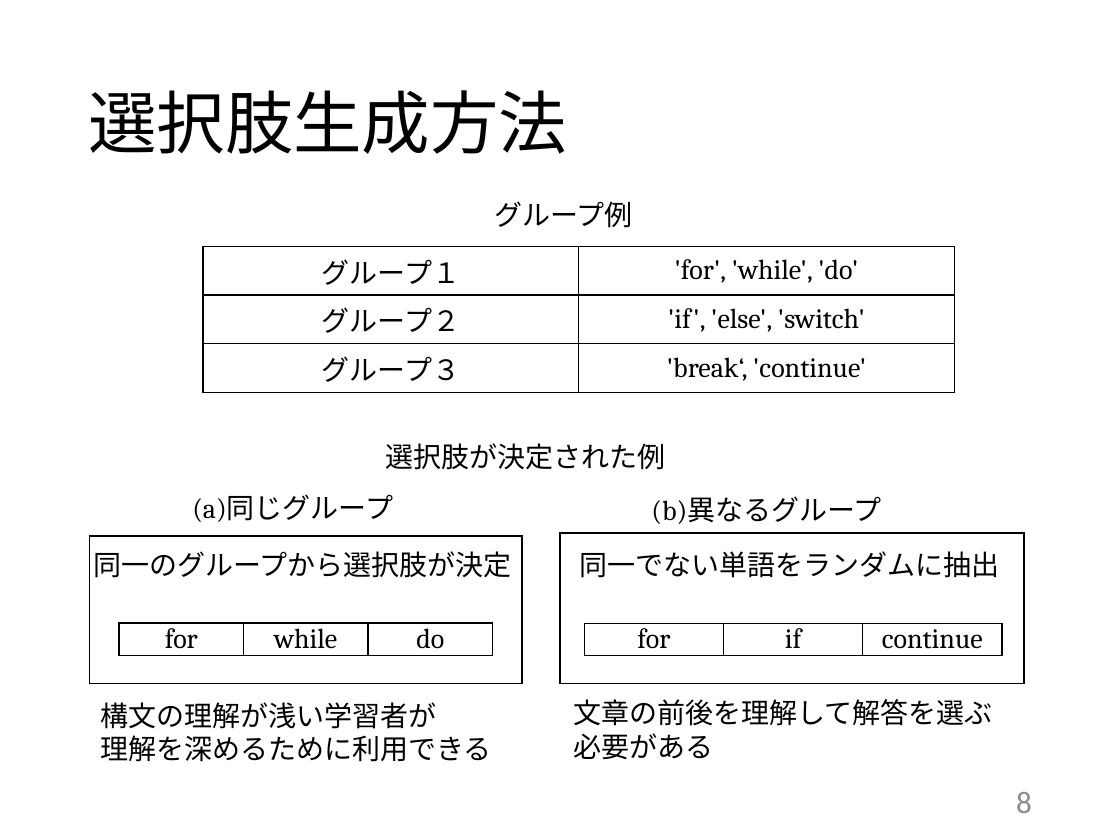
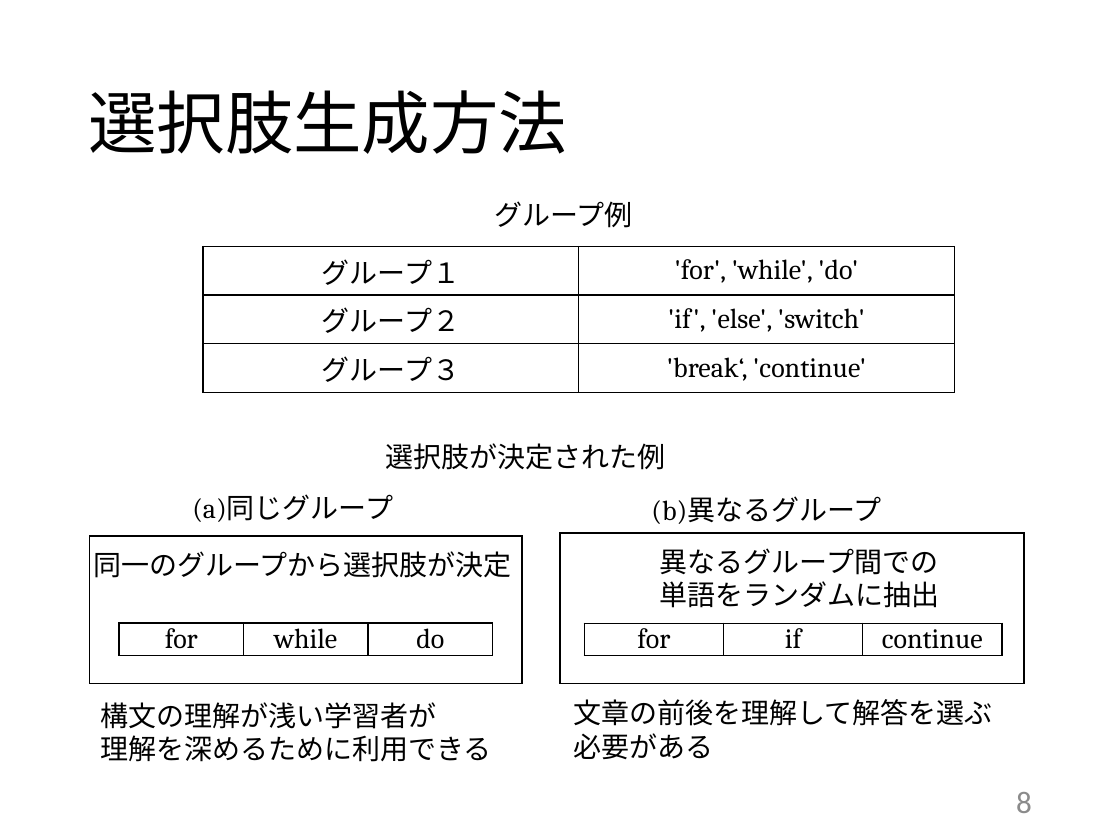
Before and after one commit to kait-takanolab/1821121-shimaoka-thesis, a slide deck: slide 8 of 1821121_shimaoka_thesis.pptx. Drawn at 1120x840 pixels with LibreOffice and Linux fonts; fonts in the diff are those of the drawing. Boxes give left, top, right and bottom in pixels: in the first picture for what was removed or moved away, otherwise in the second. Text is boxed around its words. In the diff, an @@ line names an element or a change of style, - is before the commit and + after.

```diff
--- a/1821121_shimaoka_thesis.pptx
+++ b/1821121_shimaoka_thesis.pptx
@@ text at (x1=660, y1=548, x2=940, y2=608): text changed @@
-同一でない単語をランダムに抽出
+異なるグループ間での
+単語をランダムに抽出
```
Also in this commit, not shown: 2 other slides changed, 2 other files.
